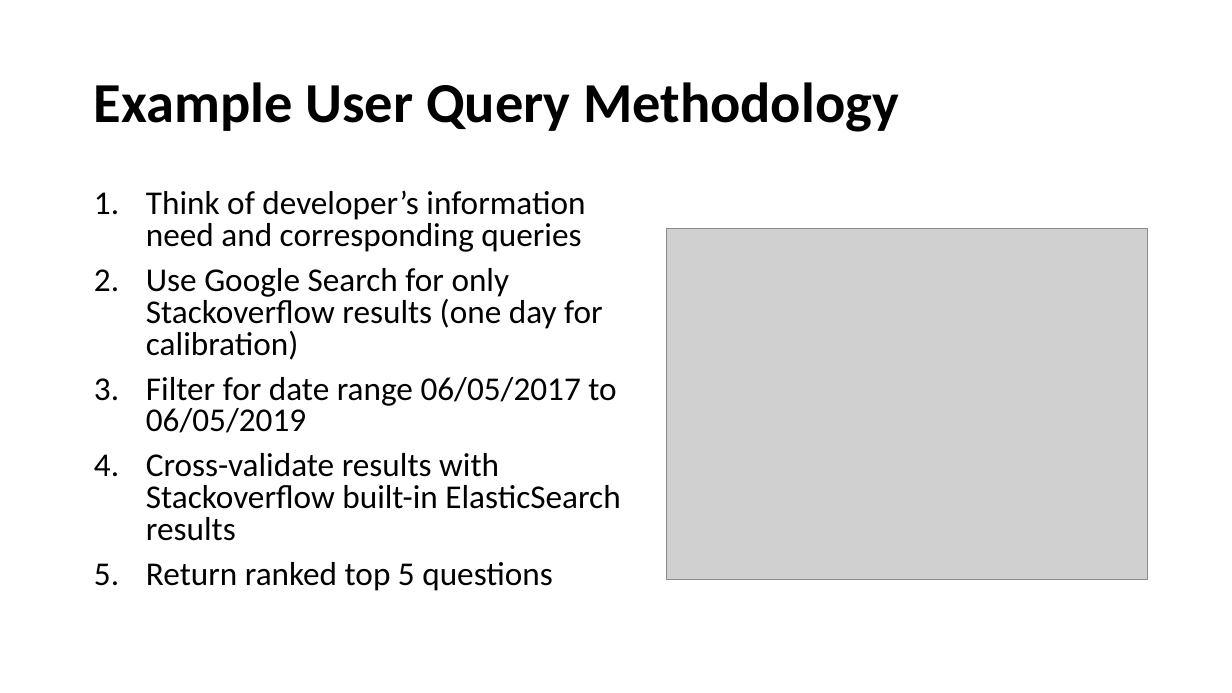
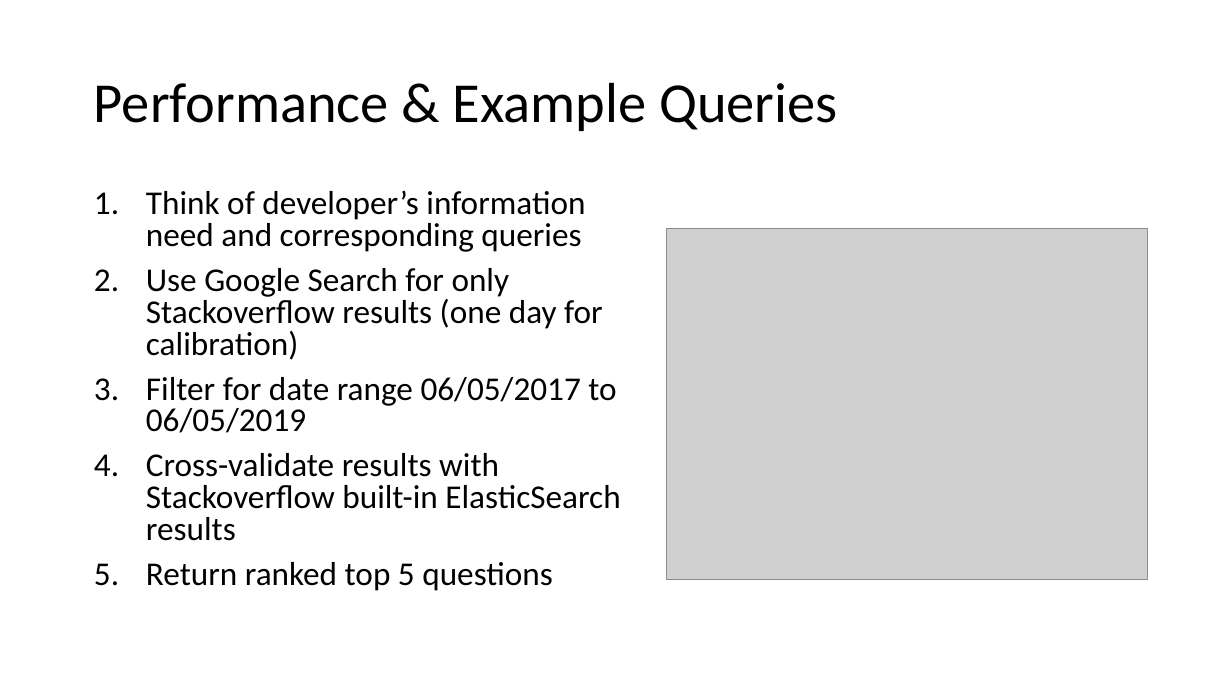
Before and after one commit to KevinCT/SearchFlow, a slide deck: slide 4 of meetings/24-05-2019 Searchflow.pptx. Drawn at 1232x693 pixels with LibreOffice and Linux fonts; fonts in the diff are those of the drawing; grey boxes stand for pictures. Boxes give left, top, right and bottom in pixels: in the first picture for what was removed or moved away, otherwise in the second. Text is boxed around its words. In the diff, an @@ line names an element or a change of style, - is before the commit and + after.

```diff
--- a/meetings/24-05-2019 Searchflow.pptx
+++ b/meetings/24-05-2019 Searchflow.pptx
@@ title at bbox=[94, 82, 837, 131]: text changed; bold off @@
-Example User Query Methodology
+Performance & Example Queries
```
Also in this commit, not shown: 2 other slides changed, 1 other file.
